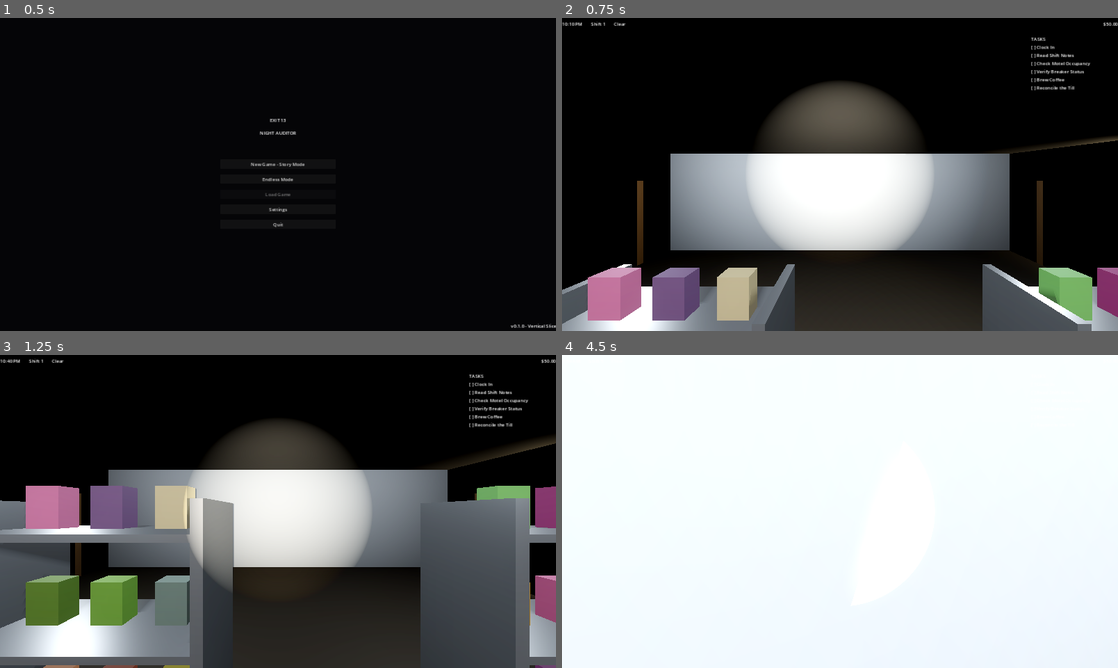
Above: before the commit, frames 1-4 (two rows, left to right).
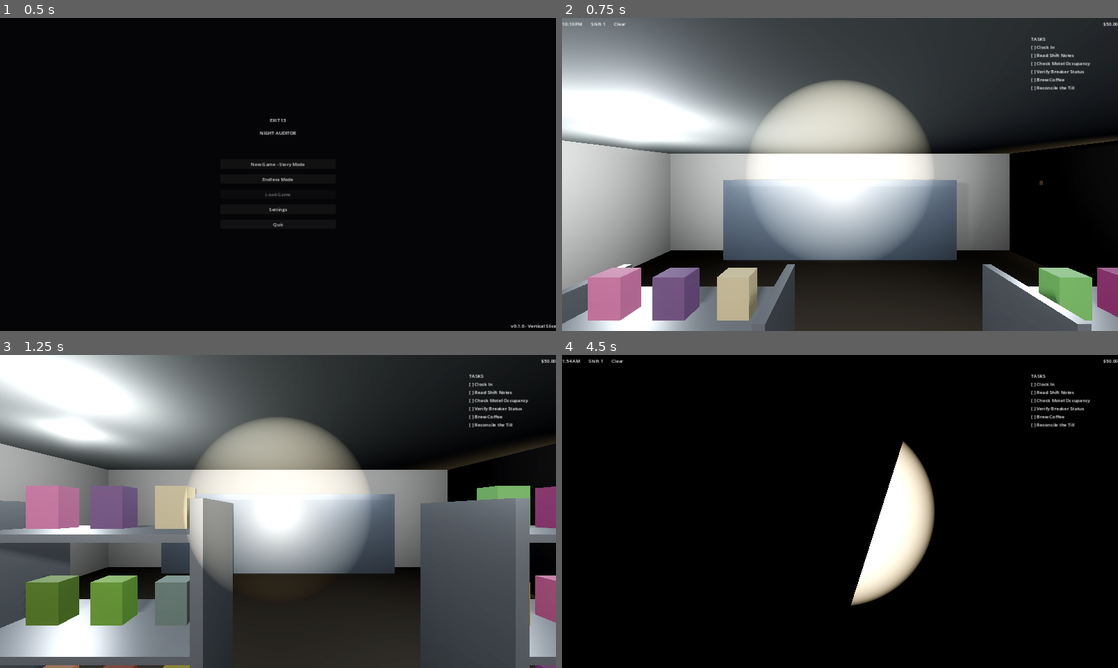
Above: after the commit, the same moments.

Repository: dolfrizzlersigma-crypto/e
Game: Godot game, scene res://scenes/ui/main_menu.tscn
The game is run twice, just before and just after one commit, with the same random seed, the same clock (stepped at 60 frames per second) and the same inputs.
Inputs (mouse positions are in pixels of both pictures, inside the frame that each line leads up to):
- Up to frame 1 (0.5 s): no input
- Up to frame 2 (0.75 s): click "New Game - Story Mode" at 0.5 s
- Up to frame 3 (1.25 s): no input
- Up to frame 4 (4.5 s): move the mouse to (867, 511) at 1.27 s; hold Ctrl (crouch) 1.28-2.03 s; hold W (move_forward) from 1.28 s (still down); click (867, 511) at 1.42 s; move the mouse to (812, 511) at 2.02 s; tap F (flashlight) at 2.1 s; move the mouse to (851, 505) at 2.77 s; hold E (interact) 2.78-3.53 s; move the mouse to (834, 517) at 3.52 s; tap Shift (sprint) at 3.6 s; click (834, 517) at 3.67 s; move the mouse to (878, 514) at 4.27 s; hold Ctrl (crouch) from 4.28 s (still down)

Frame 1 is identical in both runs. In frame 2, 59% of the frame differs, in the area x 0-100%, y 0-87%; in frame 3, 37%; in frame 4, 98%, in the area x 0-100%, y 0-100%.

Commit message:
Fix service plaza startup issues and add detail pass
Agent-Logs-Url: https://github.com/dolfrizzlersigma-crypto/e/sessions/12a3e37a-6025-46a6-9952-9dbede0a0931

Co-authored-by: dolfrizzlersigma-crypto <269368616+dolfrizzlersigma-crypto@users.noreply.github.com>

Diff:
--- a/project/scripts/environment/service_plaza.gd
+++ b/project/scripts/environment/service_plaza.gd
@@ -3,8 +3,8 @@
 extends Node3D
 
 # --- Node References ---
-@onready var player: CharacterBody3D = $Player
-@onready var hud: CanvasLayer = $HUD
+@onready var player: PlayerController = $Player
+@onready var hud: HUD = $HUD
 @onready var shift_manager: ShiftManager = $Systems/ShiftManager
 @onready var motel_system: MotelSystem = $Systems/MotelSystem
 @onready var power_grid: PowerGrid = $Systems/PowerGrid
@@ -44,6 +44,7 @@
 	_setup_systems()
 	_connect_signals()
 	_collect_light_references()
+	_enhance_environment_details()
 
 	# Set HUD player reference
 	hud.set_player(player)
@@ -114,6 +115,7 @@
 	cctv_system.add_to_group("cctv")
 	cctv_system.add_to_group("cctv_system")
 	power_grid.add_to_group("power_grid")
+	_register_scene_light_groups()
 
 
 func _connect_signals() -> void:
@@ -136,18 +138,27 @@
 
 
 func _collect_light_references() -> void:
+	shop_lights.clear()
+	exterior_lights.clear()
+	motel_lights.clear()
+	forecourt_lights.clear()
+
 	# Collect all lights tagged by group
 	for light in get_tree().get_nodes_in_group("shop_lights"):
 		if light is Light3D:
+			_remember_light_energy(light)
 			shop_lights.append(light)
 	for light in get_tree().get_nodes_in_group("exterior_lights"):
 		if light is Light3D:
+			_remember_light_energy(light)
 			exterior_lights.append(light)
 	for light in get_tree().get_nodes_in_group("motel_lights"):
 		if light is Light3D:
+			_remember_light_energy(light)
 			motel_lights.append(light)
 	for light in get_tree().get_nodes_in_group("forecourt_lights"):
 		if light is Light3D:
+			_remember_light_energy(light)
 			forecourt_lights.append(light)
 
 
@@ -268,7 +279,9 @@
 	# Find the register and process items
 	var registers := get_tree().get_nodes_in_group("register")
 	if registers.size() > 0:
-		var register: CashRegister = registers[0]
+		var register := registers[0] as CashRegister
+		if register == null:
+			return
 		register.start_transaction(customer_data)
 		for item_id in customer_data.get("items", []):
 			if item_id == "gas":
@@ -357,10 +370,21 @@
 
 func _update_zone_lights(zone_name: String, is_powered: bool) -> void:
 	# Toggle lights by zone group
-	var group_name := zone_name + "_lights"
-	for light in get_tree().get_nodes_in_group(group_name):
-		if light is Light3D:
-			light.visible = is_powered
+	var group_names := [zone_name + "_lights"]
+	match zone_name:
+		"fuel_forecourt":
+			group_names.append("forecourt_lights")
+		"motel_lobby":
+			group_names.append("motel_lights")
+		"motel_rooms":
+			group_names.append("motel_room_lights")
+		"exterior_signs":
+			group_names.append("sign_lights")
+
+	for group_name in group_names:
+		for light in get_tree().get_nodes_in_group(group_name):
+			if light is Light3D:
+				light.visible = is_powered
 
 
 func _update_environment_for_weather() -> void:
@@ -384,7 +408,8 @@
 
 	for light in exterior_lights:
 		if is_instance_valid(light):
-			light.light_energy = light.light_energy * exterior_dim
+			var base_energy := float(light.get_meta("base_light_energy", light.light_energy))
+			light.light_energy = base_energy * exterior_dim
 
 
 func _get_all_lights() -> Array[Light3D]:
@@ -398,3 +423,177 @@
 		result.append(node)
 	for child in node.get_children():
 		_find_lights(child, result)
+
+
+func _register_scene_light_groups() -> void:
+	_register_light(get_node_or_null("Environment/ShopBuilding/ShopLight1"), ["shop_lights"])
+	_register_light(get_node_or_null("Environment/ShopBuilding/ShopLight2"), ["shop_lights"])
+	_register_light(get_node_or_null("Environment/ShopBuilding/ShopLight3"), ["shop_lights"])
+	_register_light(get_node_or_null("Environment/MotelBuilding/MotelLight"), ["motel_lights", "motel_lobby_lights"])
+	_register_light(get_node_or_null("Environment/FuelForecourt/CanopyLight"), ["forecourt_lights", "fuel_forecourt_lights", "exterior_lights"])
+	_register_light(get_node_or_null("Environment/ParkingLot/ParkingLight"), ["parking_lot_lights", "exterior_lights"])
+	_register_light(get_node_or_null("Environment/ExteriorSign/SignLight"), ["sign_lights", "exterior_signs_lights", "exterior_lights"])
+
+
+func _register_light(node: Node, groups: Array[String]) -> void:
+	if node == null:
+		return
+	if not (node is Light3D):
+		return
+	var light := node as Light3D
+	for group_name in groups:
+		if not light.is_in_group(group_name):
+			light.add_to_group(group_name)
+	_remember_light_energy(light)
+
+
+func _remember_light_energy(light: Light3D) -> void:
+	if not light.has_meta("base_light_energy"):
+		light.set_meta("base_light_energy", light.light_energy)
+
+
+func _enhance_environment_details() -> void:
+	var environment := get_node_or_null("Environment")
+	if environment == null:
+		return
+
+	_apply_environment_materials()
+	_add_storefront_details(environment)
+	_add_forecourt_details(environment)
+	_add_parking_details(environment)
+	_add_sign_details(environment)
+
+
+func _apply_environment_materials() -> void:
+	_apply_mesh_material("Environment/Ground/GroundMesh", _make_detail_material(Color(0.08, 0.08, 0.09), 0.95, 0.05))
+	_apply_mesh_material("Environment/ShopBuilding/ShopFloor", _make_detail_material(Color(0.24, 0.22, 0.18), 0.65, 0.12))
+	_apply_mesh_material("Environment/ShopBuilding/ShopWallBack", _make_detail_material(Color(0.67, 0.64, 0.6), 0.92, 0.03))
+	_apply_mesh_material("Environment/ShopBuilding/ShopWallLeft", _make_detail_material(Color(0.67, 0.64, 0.6), 0.92, 0.03))
+	_apply_mesh_material("Environment/ShopBuilding/ShopWallRight", _make_detail_material(Color(0.67, 0.64, 0.6), 0.92, 0.03))
+	_apply_mesh_material("Environment/ShopBuilding/ShopCeiling", _make_detail_material(Color(0.78, 0.78, 0.74), 0.9, 0.01))
+	_apply_mesh_material("Environment/ShopBuilding/Counter/CounterMesh", _make_detail_material(Color(0.32, 0.26, 0.2), 0.55, 0.18))
+	_apply_mesh_material("Environment/MotelBuilding/MotelFloor", _make_detail_material(Color(0.24, 0.18, 0.15), 0.88, 0.02))
+	_apply_mesh_material("Environment/MotelBuilding/MotelHallway", _make_detail_material(Color(0.55, 0.48, 0.42), 0.87, 0.05))
+	_apply_mesh_material("Environment/FuelForecourt/PumpIsland", _make_detail_material(Color(0.52, 0.52, 0.5), 0.84, 0.08))
+	_apply_mesh_material("Environment/PhantomCar/CarBody", _make_detail_material(Color(0.12, 0.12, 0.16), 0.28, 0.7))
+
+
+func _apply_mesh_material(node_path: String, material: StandardMaterial3D) -> void:
+	var mesh := get_node_or_null(node_path)
+	if mesh is MeshInstance3D:
+		(mesh as MeshInstance3D).material_override = material
+
+
+func _add_storefront_details(environment: Node) -> void:
+	var shop := get_node_or_null("Environment/ShopBuilding")
+	if not (shop is Node3D):
+		return
+	var shop_node := shop as Node3D
+
+	_create_detail_box(shop_node, "StorefrontGlass", Vector3(5.6, 2.2, 0.05), Vector3(0, 1.5, 5.88),
+		_make_glass_material(Color(0.6, 0.72, 0.8, 0.22)))
+	_create_detail_box(shop_node, "EntranceMat", Vector3(2.2, 0.03, 1.2), Vector3(0, 0.03, 5.0),
+		_make_detail_material(Color(0.09, 0.09, 0.09), 0.98, 0.02))
+	_create_detail_box(shop_node, "Awning", Vector3(7.5, 0.18, 1.6), Vector3(0, 3.3, 6.6),
+		_make_detail_material(Color(0.14, 0.12, 0.13), 0.72, 0.15))
+	_create_detail_box(shop_node, "AwningTrim", Vector3(7.3, 0.08, 0.08), Vector3(0, 3.15, 7.35),
+		_make_detail_material(Color(0.8, 0.2, 0.16), 0.45, 0.35, Color(0.9, 0.2, 0.15), 0.7))
+
+	for i in range(3):
+		var rack_x := -2.8 + i * 2.4
+		_create_detail_box(shop_node, "Aisle_%d" % i, Vector3(1.2, 1.4, 0.45), Vector3(rack_x, 0.7, 0.2),
+			_make_detail_material(Color(0.35, 0.35, 0.36), 0.42, 0.65))
+		for j in range(3):
+			_create_detail_box(shop_node, "Product_%d_%d" % [i, j], Vector3(0.16, 0.22, 0.12),
+				Vector3(rack_x - 0.28 + j * 0.28, 1.1, 0.12),
+				_make_detail_material(Color(0.35 + 0.15 * j, 0.18 + 0.1 * i, 0.2 + 0.12 * j), 0.64, 0.08))
+
+	_create_detail_box(shop_node, "CoolerBank", Vector3(6.0, 2.2, 0.5), Vector3(0, 1.1, -5.5),
+		_make_detail_material(Color(0.45, 0.47, 0.5), 0.36, 0.55))
+	_create_detail_box(shop_node, "CoolerGlass", Vector3(5.8, 1.9, 0.04), Vector3(0, 1.1, -5.2),
+		_make_glass_material(Color(0.68, 0.76, 0.82, 0.18)))
+
+
+func _add_forecourt_details(environment: Node) -> void:
+	var forecourt := get_node_or_null("Environment/FuelForecourt")
+	if not (forecourt is Node3D):
+		return
+	var forecourt_node := forecourt as Node3D
+
+	_create_detail_box(forecourt_node, "CanopyRoof", Vector3(9.0, 0.22, 5.5), Vector3(0, 4.4, 0),
+		_make_detail_material(Color(0.2, 0.2, 0.22), 0.55, 0.45))
+	for x in [-2.8, 2.8]:
+		for z in [-1.4, 1.4]:
+			_create_detail_box(forecourt_node, "CanopyColumn_%s_%s" % [str(x), str(z)], Vector3(0.22, 4.2, 0.22), Vector3(x, 2.1, z),
+				_make_detail_material(Color(0.62, 0.62, 0.62), 0.42, 0.62))
+
+	for pump_index in range(2):
+		var pump_z := -0.9 + pump_index * 1.8
+		_create_detail_box(forecourt_node, "PumpBody_%d" % pump_index, Vector3(1.0, 1.6, 0.7), Vector3(0, 0.8, pump_z),
+			_make_detail_material(Color(0.74, 0.74, 0.72), 0.34, 0.52))
+		_create_detail_box(forecourt_node, "PumpScreen_%d" % pump_index, Vector3(0.35, 0.24, 0.03), Vector3(0, 1.2, pump_z + 0.36),
+			_make_detail_material(Color(0.08, 0.18, 0.12), 0.24, 0.28, Color(0.1, 0.5, 0.35), 0.5))
+
+	_create_detail_box(forecourt_node, "OilSpill", Vector3(2.3, 0.01, 1.3), Vector3(0.8, 0.01, 1.9),
+		_make_detail_material(Color(0.05, 0.05, 0.06), 0.98, 0.01))
+
+
+func _add_parking_details(environment: Node) -> void:
+	var parking := get_node_or_null("Environment/ParkingLot")
+	if not (parking is Node3D):
+		return
+	var parking_node := parking as Node3D
+
+	for i in range(4):
+		_create_detail_box(parking_node, "ParkingStripe_%d" % i, Vector3(0.18, 0.01, 3.2), Vector3(-4.5 + i * 3.0, 0.02, 1.0),
+			_make_detail_material(Color(0.78, 0.78, 0.72), 0.88, 0.02))
+		_create_detail_box(parking_node, "WheelStop_%d" % i, Vector3(1.2, 0.16, 0.35), Vector3(-4.5 + i * 3.0, 0.08, -1.0),
+			_make_detail_material(Color(0.55, 0.55, 0.53), 0.9, 0.04))
+
+	_create_detail_box(parking_node, "TrashClusterA", Vector3(0.32, 0.42, 0.28), Vector3(4.6, 0.2, 1.8),
+		_make_detail_material(Color(0.07, 0.07, 0.07), 0.96, 0.0))
+	_create_detail_box(parking_node, "TrashClusterB", Vector3(0.28, 0.36, 0.24), Vector3(5.0, 0.18, 1.45),
+		_make_detail_material(Color(0.1, 0.09, 0.08), 0.96, 0.0))
+
+
+func _add_sign_details(environment: Node) -> void:
+	var sign := get_node_or_null("Environment/ExteriorSign")
+	if not (sign is Node3D):
+		return
+	var sign_node := sign as Node3D
+	_create_detail_box(sign_node, "SignBoard", Vector3(4.6, 2.6, 0.18), Vector3(0, 0.8, 0),
+		_make_detail_material(Color(0.12, 0.05, 0.03), 0.62, 0.16))
+	_create_detail_box(sign_node, "SignFace", Vector3(4.1, 2.1, 0.04), Vector3(0, 0.8, 0.12),
+		_make_detail_material(Color(0.7, 0.16, 0.12), 0.32, 0.2, Color(1.0, 0.28, 0.18), 1.3))
+	_create_detail_box(sign_node, "SignPost", Vector3(0.35, 6.5, 0.35), Vector3(0, -1.25, 0),
+		_make_detail_material(Color(0.42, 0.42, 0.44), 0.4, 0.7))
+
+
+func _create_detail_box(parent: Node3D, node_name: String, size: Vector3, position: Vector3, material: StandardMaterial3D) -> MeshInstance3D:
+	var mesh := MeshInstance3D.new()
+	mesh.name = node_name
+	var box := BoxMesh.new()
+	box.size = size
+	mesh.mesh = box
+	mesh.position = position
+	mesh.material_override = material
+	parent.add_child(mesh)
+	return mesh
+
+
+func _make_detail_material(color: Color, roughness: float, metallic: float, emission: Color = Color(0, 0, 0, 1), emission_energy: float = 0.0) -> StandardMaterial3D:
+	var material := StandardMaterial3D.new()
+	material.albedo_color = color
+	material.roughness = roughness
+	material.metallic = metallic
+	if emission_energy > 0.0:
+		material.emission_enabled = true
+		material.emission = emission
+		material.emission_energy_multiplier = emission_energy
+	return material
+
+
+func _make_glass_material(color: Color) -> StandardMaterial3D:
+	var material := _make_detail_material(color, 0.08, 0.85)
+	material.transparency = BaseMaterial3D.TRANSPARENCY_ALPHA
+	return material
--- a/project/scripts/player/player_controller.gd
+++ b/project/scripts/player/player_controller.gd
@@ -1,5 +1,6 @@
 ## PlayerController - First-person character controller with sprint, crouch, lean, and flashlight.
 ## Handles movement, camera, interaction raycasting, and immersive stat effects.
+class_name PlayerController
 extends CharacterBody3D
 
 # --- Signals ---
--- a/project/scripts/systems/footstep_system.gd
+++ b/project/scripts/systems/footstep_system.gd
@@ -15,7 +15,7 @@
 var _step_timer: float = 0.0
 var _current_surface: String = "concrete"
 var _audio_player: AudioStreamPlayer3D = null
-var _player_ref: CharacterBody3D = null
+var _player_ref: PlayerController = null
 
 # --- Procedural audio parameters per surface ---
 var _surface_params: Dictionary = {
@@ -39,7 +39,7 @@
 
 
 ## Initialize with a player reference.
-func setup(player: CharacterBody3D) -> void:
+func setup(player: PlayerController) -> void:
 	_player_ref = player
 
 
--- a/project/scripts/ui/hud.gd
+++ b/project/scripts/ui/hud.gd
@@ -1,5 +1,6 @@
 ## HUD - Heads-up display showing time, objectives, subtitles, and interaction prompts.
 ## Implements immersive stat effects (distortion, heartbeat indicators).
+class_name HUD
 extends CanvasLayer
 
 # --- Node References ---
@@ -16,7 +17,7 @@
 
 # --- State ---
 var _subtitle_timer: float = 0.0
-var _player_ref: Node = null
+var _player_ref: PlayerController = null
 
 
 func _ready() -> void:
@@ -49,7 +50,7 @@
 
 
 ## Set the player reference for interaction prompt updates.
-func set_player(player: Node) -> void:
+func set_player(player: PlayerController) -> void:
 	_player_ref = player
 
 
@@ -67,7 +68,7 @@
 
 
 func _update_interaction_prompt() -> void:
-	if _player_ref and _player_ref.has_method("get") and _player_ref.looking_at:
+	if _player_ref and _player_ref.looking_at:
 		var target = _player_ref.looking_at
 		if target.has_method("get_prompt"):
 			var prompt_text: String = target.get_prompt()
